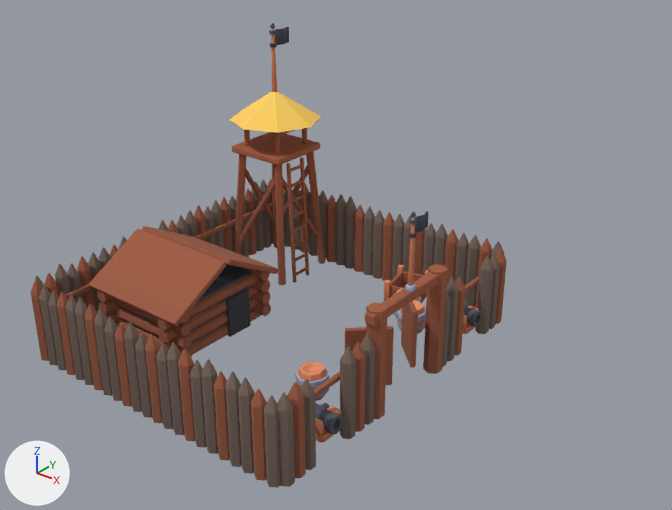
Renders of the glTF model public/assets/toycar/set-pirate-stockade.glb from each side of a commit.
Rendered twice from a 50 mm camera at (13.17, -16.19, 12.71) aimed at (0.62, -0.5, 2.99). The lights are fixed; the arrows at lower left show +X, +Y and +Z. The older version comes first. Vertices at exactly the same position are counted once.

The first picture shows 'stockade' and 2 more.
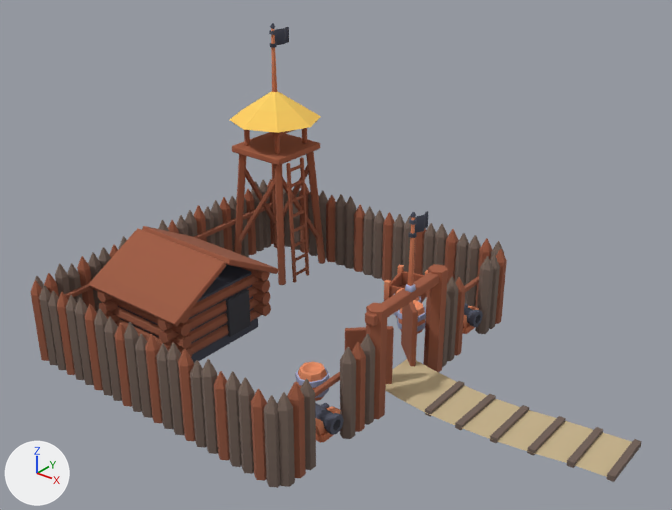
Changed parts and their boxes (x1, y1, x2, y2) in the pictures (672 x 510 px; the box of a moved part takes in the faces that stretch with it):
'stockade', reshaped (28% wider): before (31, 23, 507, 488); after (31, 23, 642, 488)
part 1 of me_stockade, added (brown): after (490, 405, 529, 443)
part 2 of me_stockade, added (brown): after (527, 416, 566, 456)
part 3 of me_stockade, added (beige): after (385, 359, 632, 477)
part 4 of me_stockade, moved or reshaped (mostly hidden before): before (118, 274, 253, 355); after (118, 274, 258, 363)
part 5 of me_stockade, added: after (425, 381, 642, 482)

Diff of the bpy script that builds the scene:
```diff
--- a/public/assets/toycar/set-pirate-stockade.glb.py
+++ b/public/assets/toycar/set-pirate-stockade.glb.py
@@ me_stockade @@
 # used by ob_stockade; location = (2.4, 4.42, -0.4)
 # verts and faces of me_stockade; kept vertices keep their numbers, new ones are numbered from 3429
 # before: 1794 (-7.15, -7.47, 0.4), 1795 (-7.15, -7.52, 0.45), 1796 (-7.2, -7.47, 0.45), 1800 (-7.15, -4.57, 0.4), 1801 (-7.2, -4.57, 0.45)
 # before: 1802 (-7.15, -4.52, 0.45), 1806 (-4.85, -7.47, 0.4), 1807 (-4.8, -7.47, 0.45), 1808 (-4.85, -7.52, 0.45), 1812 (-4.85, -4.57, 0.4) at pixel (256, 318)
 # before: 1813 (-4.85, -4.52, 0.45), 1814 (-4.8, -4.57, 0.45) at pixel (257, 317)
-me_stockade.from_pydata(...)  # 3429 vertices, 6644 faces; spans x -8.56..0.24, y -9.2..0.36, z -0.01..7.56
+me_stockade.from_pydata(...)  # 3501 vertices, 6744 faces; spans x -8.56..5.65, y -9.2..0.36, z -0.01..7.56
+# me_stockade part 1: a new loose piece, a box spanning x 2.92..3.08, y -5.34..-3.84, z 0.39..0.53, in mat_colormap_001 (picture img_colormap_png)
+# me_stockade part 2: a new loose piece, a box spanning x 3.77..3.93, y -5.21..-3.71, z 0.39..0.53, in mat_colormap_001 (picture img_colormap_png)
+# me_stockade part 3: a new loose piece of 24 vertices spanning x -0.4..5.55, y -5.42..-3.46, z 0.45, in mat_colormap_001 (picture img_colormap_png)
+# me_stockade part 4
+for i in [1794, 1795, 1796, 1800, 1801, 1802, 1806, 1807, 1808, 1812, 1813, 1814]: verts[i] += (0.0, 0.0, -0.3)
+# me_stockade part 5
+# 16 vertices are added at x 1.21..5.65, y -5.42..-3.45, z 0.39
+# 16 new vertices lie (0.0, 0.0, 0.14) away from vertices in x 1.21..5.65, y -5.42..-3.45, z 0.39
+# 48 new faces join them, mat_colormap_001 (picture img_colormap_png)
 me_stockade.materials.append(mat_colormap_001)
```
